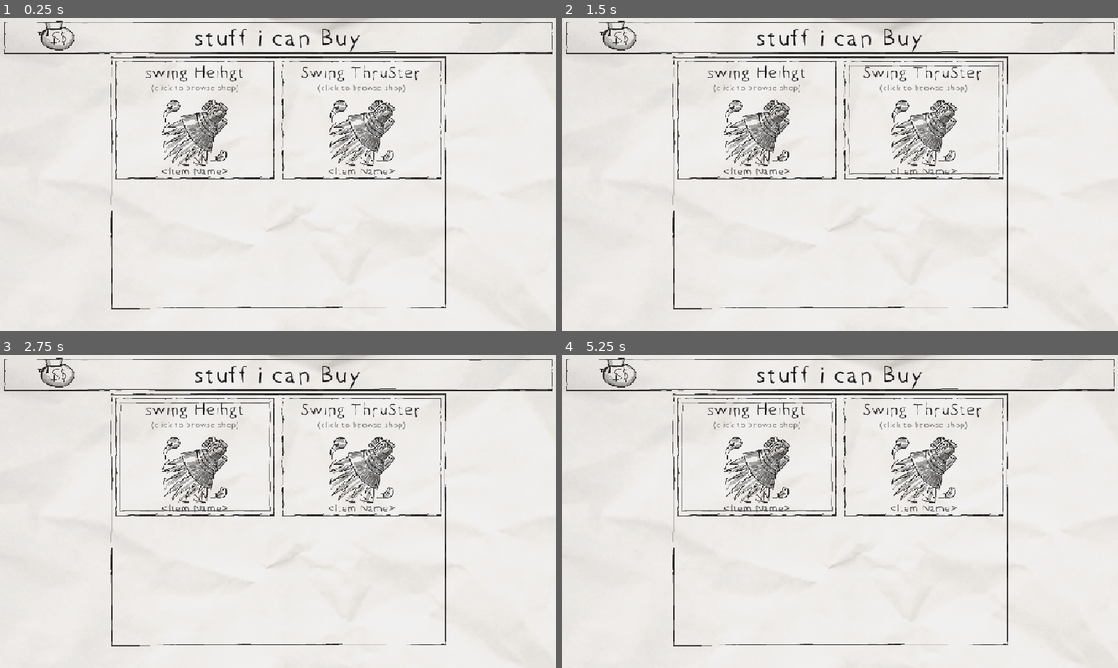
Above: before the commit, frames 1-4 (two rows, left to right).
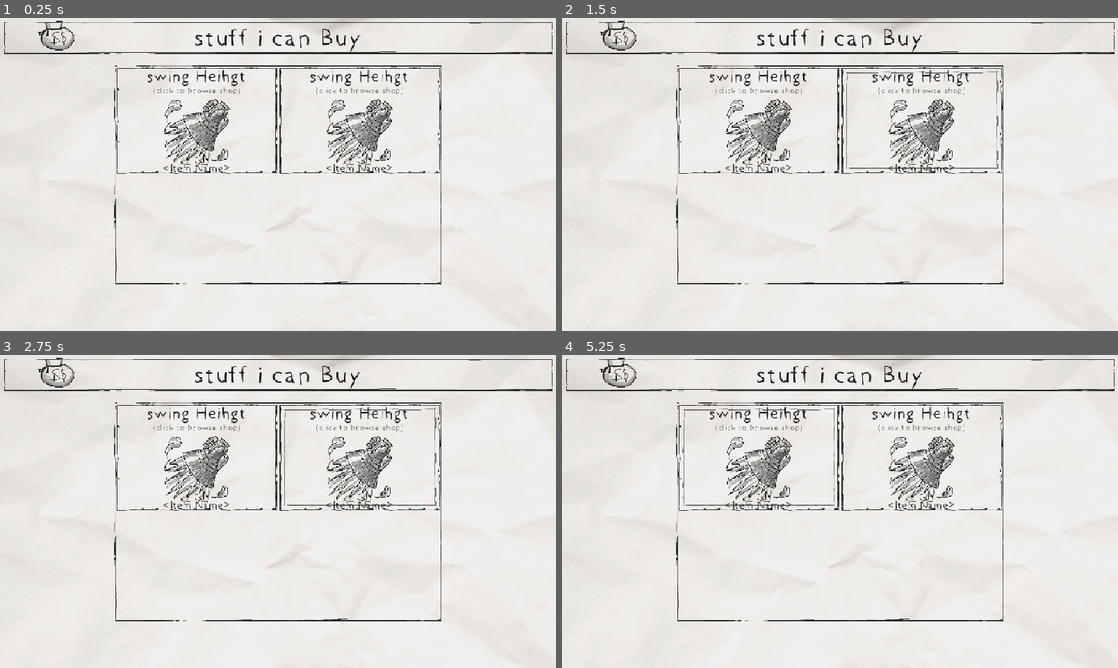
Above: after the commit, the same moments.

Repository: my-koala/HGDJ2024Fall
Game: Godot game, scene res://assets/gui/gui_shop.tscn
The game is run twice, just before and just after one commit, with the same random seed, the same clock (stepped at 60 frames per second) and the same inputs. This scene is started directly instead of the project's main scene.
Inputs (mouse positions are in pixels of both pictures, inside the frame that each line leads up to):
- Up to frame 1 (0.25 s): no input
- Up to frame 2 (1.5 s): click "swing Heihgt" at 0.5 s; click (923, 118) at 1.25 s, where only the run before the commit has a clickable "Swing ThruSter"
- Up to frame 3 (2.75 s): click "swing Heihgt" at 2 s
- Up to frame 4 (5.25 s): click "swing Heihgt" at 2.75 s; click (923, 455) at 3.5 s, where only the run before the commit has a clickable "Swing ThruSter"; click "swing Heihgt" at 4.25 s; click "swing Heihgt" at 5 s

The runs differ from the first frame. In frame 1, 6.5% of the frame differs, in the area x 19-81%, y 12-94%; in frame 2, 6.9%; in frame 3, 7.0%; in frame 4, 6.9%.

Commit message:
work

Diff:
--- a/assets/gui/gui_shop.gd
+++ b/assets/gui/gui_shop.gd
@@ -1,23 +1,27 @@
 @tool
 extends Control
 
+const GUI_SHOP_BUTTON_GROUP: PackedScene = preload("gui_shop_button_group.tscn")
+const GuiShopButtonGroup: = preload("gui_shop_button_group.gd")
+
 signal exit_home()
 signal exit_game()
+
+@export
+var _game_data: GameData = preload("res://assets/game_data/game_data.tres")
+
+@onready
+var _menu_main: Control = $menus/main as Control
+@onready
+var _menu_shop: Control = $menus/shop as Control
+@onready
+var _menu_main_groups_container: GridContainer = $menus/main/panel_groups/grid_container as GridContainer
 
 enum Menu { MAIN, SHOP }
 var _menu: Menu = Menu.MAIN
 var _shop_id: int = 0
 
-@onready
-var _menu_main: Control = $menus/main as Control
-@onready
-var _menu_main_button_shop_a: Button = $menus/main/shops/button_shop_a as Button
-@onready
-var _menu_main_button_shop_b: Button = $menus/main/shops/button_shop_b as Button
-@onready
-var _menu_shop: Control = $menus/shop as Control
-
-var _game_data: GameData = preload("res://assets/game_data/game_data.tres")
+var _button_groups: Array[GuiShopButtonGroup] = []
 
 func _ready() -> void:
 	if Engine.is_editor_hint():
@@ -25,7 +29,21 @@
 
 	_game_data.changed.connect(_on_game_data_changed)
 
+	var item_groups: Array[StringName] = []
+	for item: Item in _game_data.get_items():
+		if !item_groups.has(item.group):
+			item_groups.append(item.group)
+			var button_group: GuiShopButtonGroup = GUI_SHOP_BUTTON_GROUP.instantiate() as GuiShopButtonGroup
+			button_group.item_group = item.group
+			button_group.pressed.connect(_on_button_group_pressed.bind(null))
+			_menu_main_groups_container.add_child(button_group)
+
+
+
 	set_menu(Menu.MAIN)
+
+func _on_button_group_pressed(gui_shop_group: Control) -> void:
+	pass
 
 func _on_game_data_changed() -> void:
 	pass
--- a/assets/gui/gui_shop.tscn
+++ b/assets/gui/gui_shop.tscn
@@ -3,14 +3,11 @@
 [ext_resource type="Script" path="res://assets/gui/gui_shop.gd" id="1_7ikmg"]
 [ext_resource type="Texture2D" uid="uid://j18jikfcyhjc" path="res://assets/item/items/items.png" id="2_cglov"]
 [ext_resource type="PackedScene" uid="uid://cvife3b4ydk4n" path="res://assets/gui/gui_overlay.tscn" id="2_x0suw"]
+[ext_resource type="PackedScene" uid="uid://d2g4wper4yqqm" path="res://assets/gui/gui_shop_button_group.tscn" id="3_vso3q"]
 
 [sub_resource type="AtlasTexture" id="AtlasTexture_n8o6u"]
 atlas = ExtResource("2_cglov")
 region = Rect2(768, 0, 128, 128)
-
-[sub_resource type="AtlasTexture" id="AtlasTexture_v77vq"]
-atlas = ExtResource("2_cglov")
-region = Rect2(384, 128, 128, 128)
 
 [node name="gui_shop" type="Control"]
 layout_mode = 3
@@ -69,154 +66,28 @@
 texture = SubResource("AtlasTexture_n8o6u")
 expand_mode = 1
 
-[node name="shops" type="Panel" parent="menus/main"]
+[node name="panel_groups" type="Panel" parent="menus/main"]
 layout_mode = 1
 anchors_preset = -1
-anchor_left = 0.2
-anchor_top = 0.125
-anchor_right = 0.8
-anchor_bottom = 0.925
+anchor_left = 0.5
+anchor_top = 0.5
+anchor_right = 0.5
+anchor_bottom = 0.5
+offset_left = -300.0
+offset_top = -200.0
+offset_right = 300.0
+offset_bottom = 200.0
 grow_horizontal = 2
 grow_vertical = 2
 
-[node name="button_shop_a" type="Button" parent="menus/main/shops"]
-layout_mode = 1
-anchors_preset = -1
-anchor_right = 0.5
-anchor_bottom = 0.5
-offset_left = 8.0
-offset_top = 8.0
-offset_right = -8.0
-offset_bottom = -8.0
-grow_horizontal = 2
-grow_vertical = 2
+[node name="grid_container" type="GridContainer" parent="menus/main/panel_groups"]
+layout_mode = 0
+offset_right = 40.0
+offset_bottom = 40.0
+columns = 2
 
-[node name="shop_title" type="Label" parent="menus/main/shops/button_shop_a"]
-layout_mode = 1
-anchors_preset = -1
-anchor_right = 1.0
-anchor_bottom = 0.2
-grow_horizontal = 2
-theme_override_font_sizes/font_size = 32
-text = "swing Heihgt"
-horizontal_alignment = 1
-vertical_alignment = 1
-
-[node name="shop_subtitle" type="Label" parent="menus/main/shops/button_shop_a"]
-layout_mode = 1
-anchors_preset = -1
-anchor_top = 0.175
-anchor_right = 1.0
-anchor_bottom = 1.0
-grow_horizontal = 2
-theme_override_colors/font_color = Color(0, 0, 0, 0.713726)
-theme_override_font_sizes/font_size = 16
-text = "(click to browse shop)"
-horizontal_alignment = 1
-
-[node name="item_icon" type="TextureRect" parent="menus/main/shops/button_shop_a"]
-layout_mode = 1
-anchors_preset = -1
-anchor_left = 0.5
-anchor_top = 0.6
-anchor_right = 0.5
-anchor_bottom = 0.6
-offset_left = -64.0
-offset_top = -64.0
-offset_right = 64.0
-offset_bottom = 64.0
-grow_horizontal = 2
-grow_vertical = 2
-pivot_offset = Vector2(64, 64)
-texture = SubResource("AtlasTexture_v77vq")
-
-[node name="item_name" type="Label" parent="menus/main/shops/button_shop_a"]
-layout_mode = 1
-anchors_preset = -1
-anchor_right = 1.0
-anchor_bottom = 1.0
-grow_horizontal = 2
-grow_vertical = 0
-theme_type_variation = &"HeaderLarge"
-theme_override_font_sizes/font_size = 20
-text = "<Item Name>"
-horizontal_alignment = 1
-vertical_alignment = 2
-
-[node name="button_shop_b" type="Button" parent="menus/main/shops"]
-layout_mode = 1
-anchors_preset = -1
-anchor_left = 0.5
-anchor_right = 1.0
-anchor_bottom = 0.5
-offset_left = 8.0
-offset_top = 8.0
-offset_right = -8.0
-offset_bottom = -8.0
-grow_horizontal = 2
-grow_vertical = 2
-
-[node name="shop_title" type="Label" parent="menus/main/shops/button_shop_b"]
-layout_mode = 1
-anchors_preset = -1
-anchor_right = 1.0
-anchor_bottom = 0.2
-grow_horizontal = 2
-theme_override_font_sizes/font_size = 32
-text = "Swing ThruSter"
-horizontal_alignment = 1
-vertical_alignment = 1
-
-[node name="shop_subtitle" type="Label" parent="menus/main/shops/button_shop_b"]
-layout_mode = 1
-anchors_preset = -1
-anchor_top = 0.175
-anchor_right = 1.0
-anchor_bottom = 1.0
-grow_horizontal = 2
-theme_override_colors/font_color = Color(0, 0, 0, 0.713726)
-theme_override_font_sizes/font_size = 16
-text = "(click to browse shop)"
-horizontal_alignment = 1
-
-[node name="item_icon" type="TextureRect" parent="menus/main/shops/button_shop_b"]
-layout_mode = 1
-anchors_preset = -1
-anchor_left = 0.5
-anchor_top = 0.6
-anchor_right = 0.5
-anchor_bottom = 0.6
-offset_left = -64.0
-offset_top = -64.0
-offset_right = 64.0
-offset_bottom = 64.0
-grow_horizontal = 2
-grow_vertical = 2
-pivot_offset = Vector2(64, 64)
-texture = SubResource("AtlasTexture_v77vq")
-
-[node name="item_name" type="Label" parent="menus/main/shops/button_shop_b"]
-layout_mode = 1
-anchors_preset = -1
-anchor_right = 1.0
-anchor_bottom = 1.0
-grow_horizontal = 2
-grow_vertical = 0
-theme_type_variation = &"HeaderLarge"
-theme_override_font_sizes/font_size = 20
-text = "<Item Name>"
-horizontal_alignment = 1
-vertical_alignment = 2
-
-[node name="overlay" type="ColorRect" parent="menus/main"]
-visible = false
-layout_mode = 1
-anchors_preset = 15
-anchor_right = 1.0
-anchor_bottom = 1.0
-grow_horizontal = 2
-grow_vertical = 2
-color = Color(1, 1, 1, 0.792157)
+[node name="button_shop_a" parent="menus/main/panel_groups/grid_container" instance=ExtResource("3_vso3q")]
+layout_mode = 2
 
 [node name="shop" type="Control" parent="menus"]
 visible = false
--- /dev/null
+++ b/assets/gui/gui_shop_button_group.gd
@@ -0,0 +1,14 @@
+@tool
+extends Button
+
+@export
+var item_group: StringName = &""
+
+@onready
+var _label_title: Label = $title as Label
+@onready
+var _label_subtitle: Label = $subtitle as Label
+@onready
+var _label_item_icon: TextureRect = $item_icon as TextureRect
+@onready
+var _label_item_name: Label = $item_name as Label
--- /dev/null
+++ b/assets/gui/gui_shop_button_group.tscn
@@ -0,0 +1,67 @@
+[gd_scene load_steps=4 format=3 uid="uid://d2g4wper4yqqm"]
+
+[ext_resource type="Texture2D" uid="uid://j18jikfcyhjc" path="res://assets/item/items/items.png" id="1_iqetr"]
+[ext_resource type="Script" path="res://assets/gui/gui_shop_button_group.gd" id="1_ub1fr"]
+
+[sub_resource type="AtlasTexture" id="AtlasTexture_v77vq"]
+atlas = ExtResource("1_iqetr")
+region = Rect2(384, 128, 128, 128)
+
+[node name="gui_shop_button_group" type="Button"]
+custom_minimum_size = Vector2(300, 200)
+anchors_preset = -1
+offset_right = 300.0
+offset_bottom = 200.0
+script = ExtResource("1_ub1fr")
+
+[node name="title" type="Label" parent="."]
+layout_mode = 1
+anchors_preset = -1
+anchor_right = 1.0
+anchor_bottom = 0.2
+grow_horizontal = 2
+theme_override_font_sizes/font_size = 32
+text = "swing Heihgt"
+horizontal_alignment = 1
+vertical_alignment = 1
+
+[node name="subtitle" type="Label" parent="."]
+layout_mode = 1
+anchors_preset = -1
+anchor_top = 0.175
+anchor_right = 1.0
+anchor_bottom = 1.0
+grow_horizontal = 2
+theme_override_colors/font_color = Color(0, 0, 0, 0.713726)
+theme_override_font_sizes/font_size = 16
+text = "(click to browse shop)"
+horizontal_alignment = 1
+
+[node name="item_icon" type="TextureRect" parent="."]
+layout_mode = 1
+anchors_preset = -1
+anchor_left = 0.5
+anchor_top = 0.6
+anchor_right = 0.5
+anchor_bottom = 0.6
+offset_left = -64.0
+offset_top = -64.0
+offset_right = 64.0
+offset_bottom = 64.0
+grow_horizontal = 2
+grow_vertical = 2
+pivot_offset = Vector2(64, 64)
+texture = SubResource("AtlasTexture_v77vq")
+
+[node name="item_name" type="Label" parent="."]
+layout_mode = 1
+anchors_preset = -1
+anchor_right = 1.0
+anchor_bottom = 1.0
+grow_horizontal = 2
+grow_vertical = 0
+theme_type_variation = &"HeaderLarge"
+theme_override_font_sizes/font_size = 20
+text = "<Item Name>"
+horizontal_alignment = 1
+vertical_alignment = 2
--- a/assets/item/items/item_height_0.tres
+++ b/assets/item/items/item_height_0.tres
@@ -10,7 +10,7 @@
 [resource]
 script = ExtResource("2_dwl7k")
 name = &"small swing"
-group = &"height"
+group = &"swing height"
 id = 0
 price_dollars = 0
 price_cents = 0
--- a/assets/item/items/item_height_1.tres
+++ b/assets/item/items/item_height_1.tres
@@ -10,7 +10,7 @@
 [resource]
 script = ExtResource("2_doyru")
 name = &"big swing"
-group = &"height"
+group = &"swing height"
 id = 1
 price_dollars = 2
 price_cents = 50
--- a/assets/item/items/item_height_2.tres
+++ b/assets/item/items/item_height_2.tres
@@ -10,7 +10,7 @@
 [resource]
 script = ExtResource("2_qnxw8")
 name = &"tall swing"
-group = &"height"
+group = &"swing height"
 id = 2
 price_dollars = 29
 price_cents = 99
--- a/assets/item/items/item_height_3.tres
+++ b/assets/item/items/item_height_3.tres
@@ -10,8 +10,8 @@
 [resource]
 script = ExtResource("2_ljv10")
 name = &"bigest swing"
-group = &"height"
+group = &"swing height"
 id = 3
-price_dollars = 250
-price_cents = 0
+price_dollars = 246
+price_cents = 31
 icon = SubResource("AtlasTexture_8jfo1")
--- a/assets/theme/theme.tres
+++ b/assets/theme/theme.tres
@@ -9,10 +9,10 @@
 texture_margin_top = 16.0
 texture_margin_right = 16.0
 texture_margin_bottom = 16.0
-expand_margin_left = 8.0
-expand_margin_top = 8.0
-expand_margin_right = 8.0
-expand_margin_bottom = 8.0
+expand_margin_left = 4.0
+expand_margin_top = 4.0
+expand_margin_right = 4.0
+expand_margin_bottom = 4.0
 axis_stretch_horizontal = 1
 axis_stretch_vertical = 1
 region_rect = Rect2(256, 0, 128, 128)
@@ -24,10 +24,10 @@
 texture_margin_top = 32.0
 texture_margin_right = 32.0
 texture_margin_bottom = 32.0
-expand_margin_left = 8.0
-expand_margin_top = 8.0
-expand_margin_right = 8.0
-expand_margin_bottom = 8.0
+expand_margin_left = 4.0
+expand_margin_top = 4.0
+expand_margin_right = 4.0
+expand_margin_bottom = 4.0
 axis_stretch_horizontal = 1
 axis_stretch_vertical = 1
 region_rect = Rect2(384, 0, 128, 128)
@@ -39,10 +39,10 @@
 texture_margin_top = 16.0
 texture_margin_right = 16.0
 texture_margin_bottom = 16.0
-expand_margin_left = 8.0
-expand_margin_top = 8.0
-expand_margin_right = 8.0
-expand_margin_bottom = 8.0
+expand_margin_left = 4.0
+expand_margin_top = 4.0
+expand_margin_right = 4.0
+expand_margin_bottom = 4.0
 axis_stretch_horizontal = 1
 axis_stretch_vertical = 1
 region_rect = Rect2(0, 0, 128, 128)
@@ -53,10 +53,10 @@
 texture_margin_top = 16.0
 texture_margin_right = 16.0
 texture_margin_bottom = 16.0
-expand_margin_left = 8.0
-expand_margin_top = 8.0
-expand_margin_right = 8.0
-expand_margin_bottom = 8.0
+expand_margin_left = 4.0
+expand_margin_top = 4.0
+expand_margin_right = 4.0
+expand_margin_bottom = 4.0
 axis_stretch_horizontal = 1
 axis_stretch_vertical = 1
 region_rect = Rect2(0, 0, 128, 128)
@@ -67,9 +67,9 @@
 texture_margin_top = 16.0
 texture_margin_right = 16.0
 texture_margin_bottom = 16.0
-expand_margin_left = 8.0
-expand_margin_top = 8.0
-expand_margin_right = 8.0
+expand_margin_left = 4.0
+expand_margin_top = 4.0
+expand_margin_right = 4.0
 expand_margin_bottom = 8.0
 axis_stretch_horizontal = 1
 axis_stretch_vertical = 1
@@ -101,6 +101,8 @@
 Button/styles/hover = SubResource("StyleBoxTexture_33s23")
 Button/styles/normal = SubResource("StyleBoxTexture_kuqu8")
 Button/styles/pressed = SubResource("StyleBoxTexture_tyibx")
+GridContainer/constants/h_separation = 0
+GridContainer/constants/v_separation = 0
 HeaderLarge/font_sizes/font_size = 32
 Label/colors/font_color = Color(0.093087, 0.0794113, 0.0960633, 1)
 Panel/styles/panel = SubResource("StyleBoxTexture_x4iwf")
